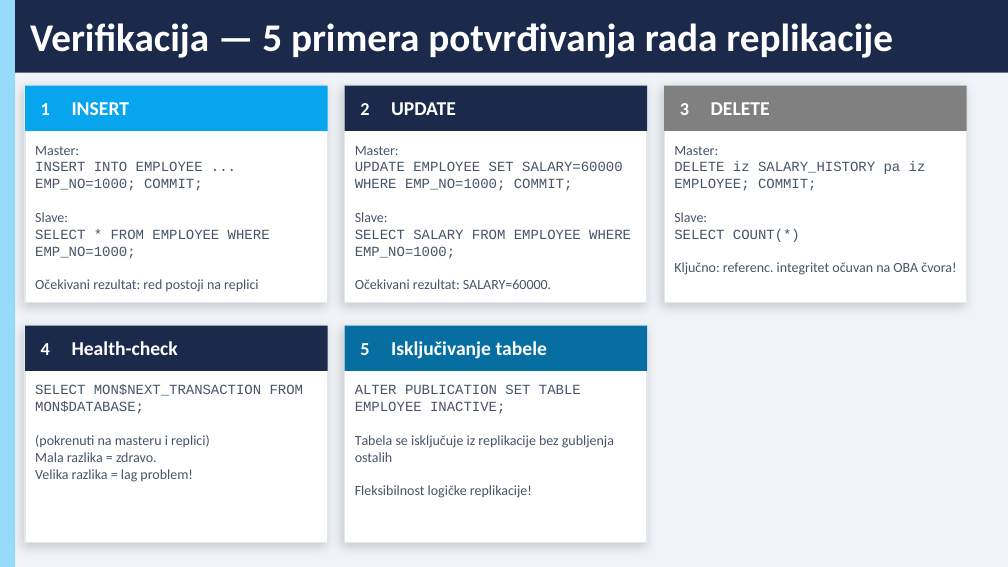
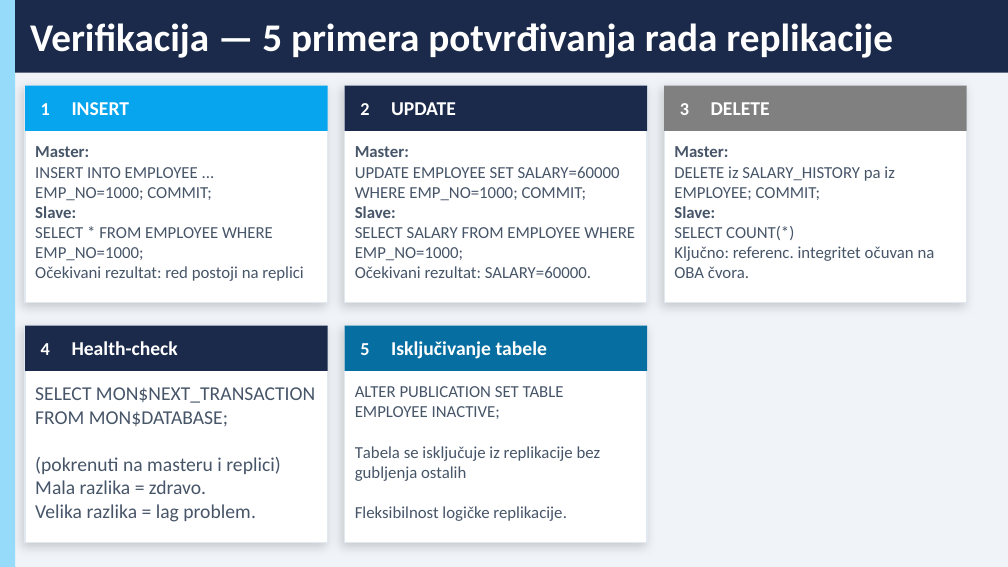
Before and after one commit to jefimija-stamenovic/subp, a slide deck: slide 10 of seminarski-3/Replikacija podataka (replication and mirroring) kod Firebird baze podataka.pptx. Drawn at 1008x567 pixels with LibreOffice and Linux fonts; fonts in the diff are those of the drawing. Boxes give left, top, right and bottom in pixels: in the first picture for what was removed or moved away, otherwise in the second. Text is boxed around its words. In the diff, an @@ line names an element or a change of style, - is before the commit and + after.

```diff
--- a/seminarski-3/Replikacija podataka (replication and mirroring) kod Firebird baze podataka.pptx
+++ b/seminarski-3/Replikacija podataka (replication and mirroring) kod Firebird baze podataka.pptx
@@ text "Master:" at box(35, 146, 303, 281): size 10 to 12 pt; bold on in "Master:", "Slave:"; font Courier New to Calibri in "INSERT INTO EMPLOYEE ... EMP_NO=1000; COMMIT;", "SELECT * FROM EMPLOYEE WHERE EMP_NO=1000;" @@
@@ text "Master:" at box(355, 146, 635, 278): size 10 to 12 pt; bold on in "Master:", "Slave:"; font Courier New to Calibri in "UPDATE EMPLOYEE SET SALARY=60000 WHERE EMP_NO=1000; COMMIT;", "SELECT SALARY FROM EMPLOYEE WHERE EMP_NO=1000;" @@
@@ text at box(674, 146, 894, 240): size 10 to 12 pt in "Master:", "DELETE iz SALARY_HISTORY pa iz EMPLOYEE; COMMIT;", "Slave:", "SELECT COUNT(*)"; bold on in "Master:", "Slave:"; font Courier New to Calibri in "DELETE iz SALARY_HISTORY pa iz EMPLOYEE; COMMIT;", "SELECT COUNT(*)" @@
@@ text at box(674, 246, 935, 278): text changed; size 10 to 12 pt @@
-Ključno: referenc. integritet očuvan na OBA čvora!
+Ključno: referenc. integritet očuvan na OBA čvora.
@@ text at box(35, 387, 315, 494): size 10 to 14 pt in "SELECT MON$NEXT_TRANSACTION FROM MON$DATABASE;", "(pokrenuti na masteru i replici)", "Mala razlika = zdravo."; font Courier New to Calibri in "SELECT MON$NEXT_TRANSACTION FROM MON$DATABASE;" @@
@@ text at box(355, 386, 601, 481): size 10 to 12 pt in "ALTER PUBLICATION SET TABLE EMPLOYEE INACTIVE;", "Tabela se isključuje iz replikacije bez gubljenja ..."; font Courier New to Calibri in "ALTER PUBLICATION SET TABLE EMPLOYEE INACTIVE;" @@
@@ text at box(35, 504, 256, 522): text changed; size 10 to 14 pt @@
-Velika razlika = lag problem!
+Velika razlika = lag problem.
@@ text at box(355, 506, 567, 521): text changed; size 10 to 12 pt @@
-Fleksibilnost logičke replikacije!
+Fleksibilnost logičke replikacije.
```
Also in this commit, not shown: 8 other slides changed, 5 other files.
